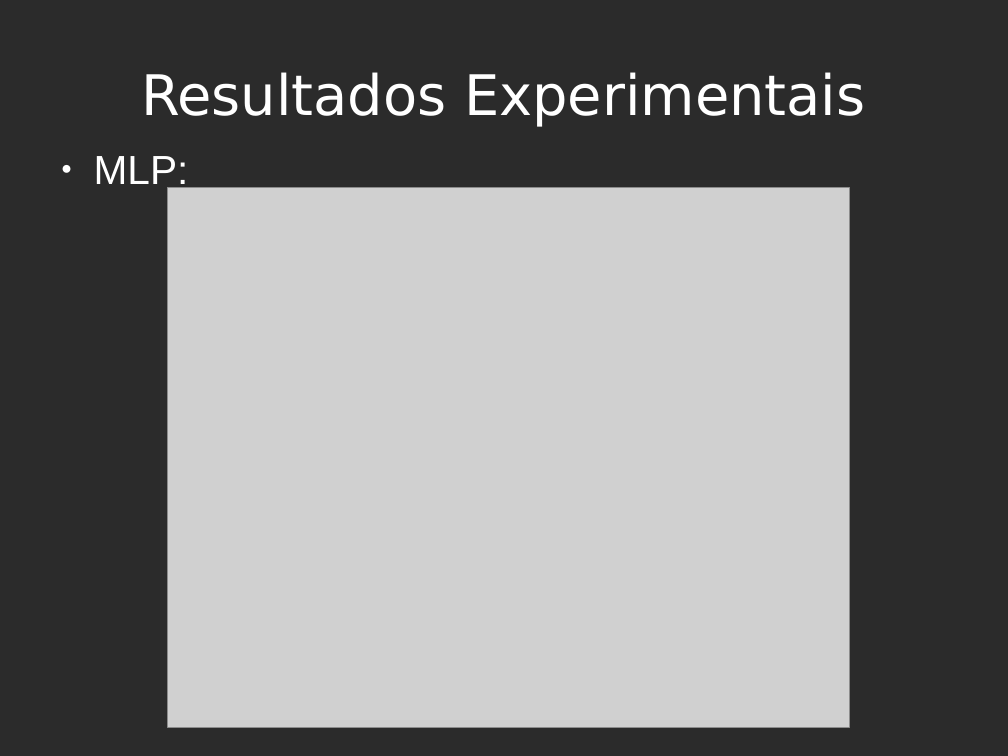
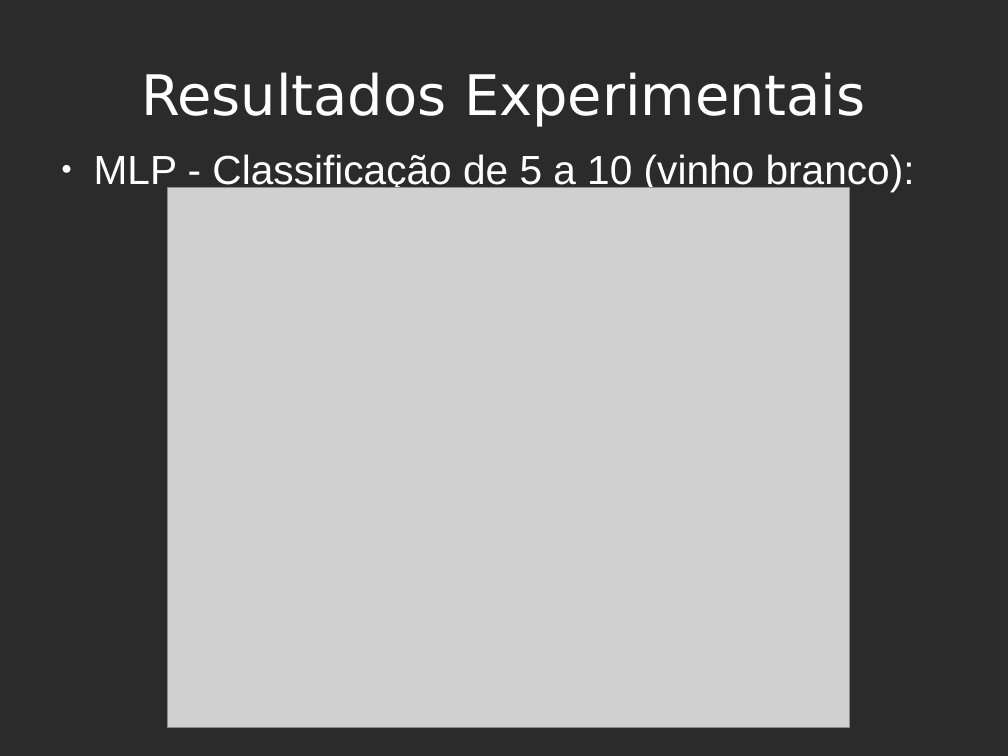
Before and after one commit to sdkgit123/RNA-atv3, a slide deck: slide 15 of RNA-apresentacao.odp (slide 14 before the commit). Drawn at 1008x756 pixels with LibreOffice and Linux fonts; fonts in the diff are those of the drawing; grey boxes stand for pictures; background and template pictures are left out; a plain dark background stands for a picture behind light text. Boxes give left, top, right and bottom in pixels: in the first picture for what was removed or moved away, otherwise in the second. Text is boxed around its words. In the diff, an @@ line names an element or a change of style, - is before the commit and + after.

```diff
--- a/RNA-apresentacao.odp
+++ b/RNA-apresentacao.odp
@@ text at <box>94,154,915,192</box>: text changed @@
-● MLP:
+● MLP - Classificação de 5 a 10 (vinho branco):
```
Also in this commit, not shown: 10 other slides changed, 9 slides added, 1 other file.
